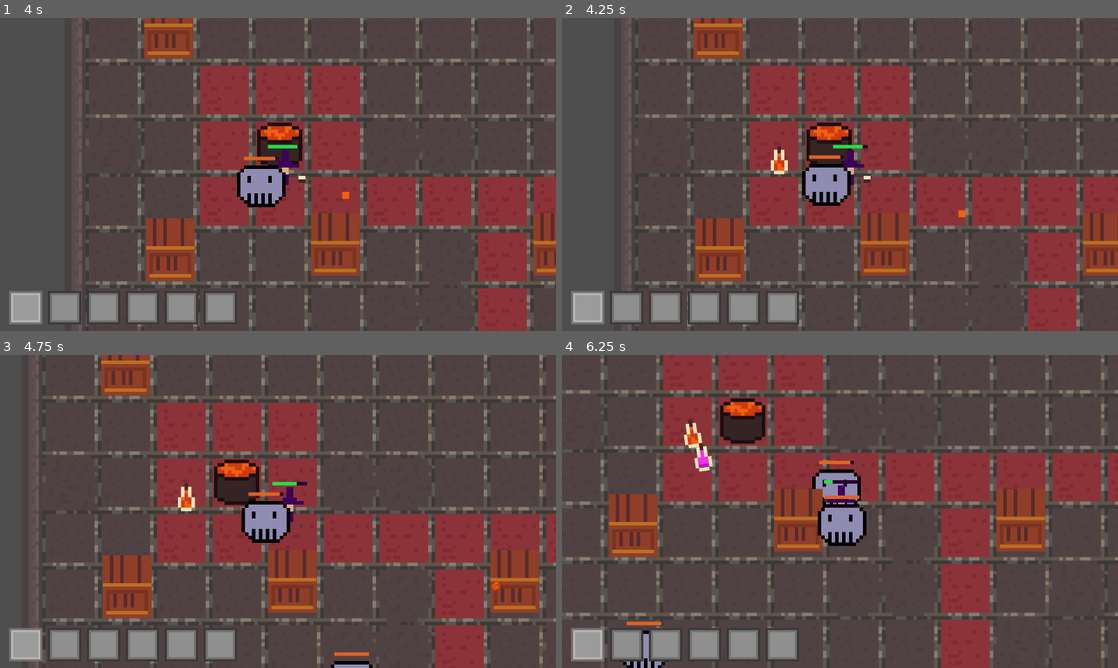
Above: before the commit, frames 1-4 (two rows, left to right).
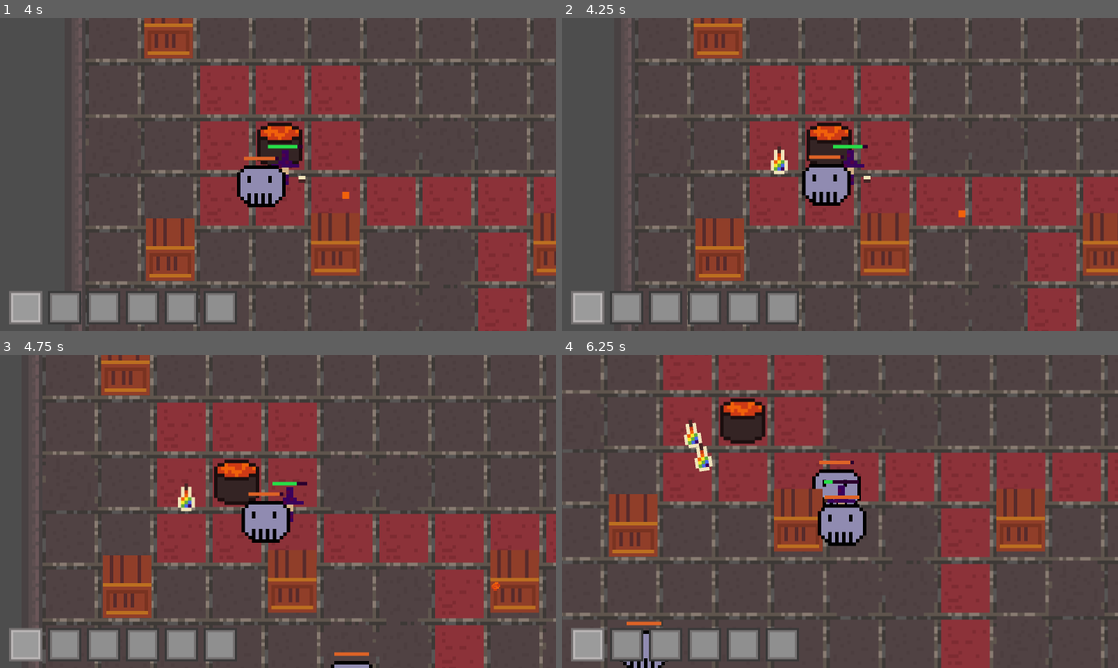
Above: after the commit, the same moments.

Repository: chluebi/ludum-dare-58
Game: Godot game, scene res://main.tscn
Two runs of this game, one before a commit and one after it. Both use one fixed random seed, a clock stepped at 60 frames per second and the inputs below.
Inputs (mouse positions are in pixels of both pictures, inside the frame that each line leads up to):
- Up to frame 1 (4 s): move the mouse to (400, 158) at 0.52 s; hold D (move_right) 0.53-1.28 s; hold F (drink) 0.53-1.28 s; click (400, 158) at 0.8 s; move the mouse to (166, 190) at 1.27 s; hold S (move_down) 1.28-2.03 s; click (166, 190) at 1.35 s; tap Q (throw) at 1.55, 2.1, 3.8 s; move the mouse to (333, 105) at 2.02 s; hold D (move_right) 2.03-2.78 s; hold F (drink) 2.03-2.78 s; move the mouse to (250, 237) at 2.77 s; hold W (move_up) 2.78-3.53 s; tap F (drink) at 2.85 s; click (250, 237) at 3.05 s; move the mouse to (444, 221) at 3.52 s; press the mouse at (444, 221) at 3.53 s; hold A (move_left) from 3.53 s (still down)
- Up to frame 2 (4.25 s): keep holding A (move_left)
- Up to frame 3 (4.75 s): keep holding A (move_left); move the mouse to (111, 464) at 4.27 s; release the mouse at (111, 464) at 4.28 s; tap Q (throw) at 4.35 s; tap F (drink) at 4.55 s
- Up to frame 4 (6.25 s): move the mouse to (867, 511) at 5.02 s; release A (move_left) at 5.03 s; hold S (move_down) 5.03-5.78 s; hold F (drink) 5.03-5.78 s; click (867, 511) at 5.3 s; move the mouse to (756, 433) at 5.77 s; hold D (move_right) from 5.78 s (still down); click (756, 433) at 5.85 s; tap Q (throw) at 6.05 s

Frame 1 is identical in both runs. In frame 2, less than 0.1% of the frame differs, in the area x 38-40%, y 43-49%; in frame 3, less than 0.1%; in frame 4, 0.2%, in the area x 22-27%, y 22-37%.

Commit message:
rename potion_type to item_type

Diff:
--- a/Constants.gd
+++ b/Constants.gd
@@ -1,8 +1,7 @@
 class_name Constants
-enum potion_type {
-	orange, yellow, green, blue, rainbow, purple, pink,
-	FINAL
+enum item_type {
+	orange, yellow, green, blue, rainbow, purple, pink, empty
 }
 
-static func random_type() -> potion_type:
-	return randi_range(0, potion_type.FINAL - 1)
+static func random_potion() -> item_type:
+	return randi_range(0, item_type.empty - 1)
--- a/cauldron.gd
+++ b/cauldron.gd
@@ -11,7 +11,7 @@
 func spawn_potion():
 	var r = randf_range(-PI, PI)
 	var pot = POTION_SCENE.instantiate()
-	pot.set_potion_type(Constants.random_type())
+	pot.set_potion_type(Constants.random_potion())
 	pot.position = Vector2.from_angle(r) * POTION_DISTANCE + position
 	#pot.body_entered.connect(player.on_pickup)
 	get_parent().add_child(pot)
--- a/effect_manager.gd
+++ b/effect_manager.gd
@@ -24,12 +24,12 @@
 			return 0
 
 var effect_dictionary = {
-	Constants.potion_type.orange: EffectState.new(10),
-	Constants.potion_type.yellow: EffectState.new(5),
+	Constants.item_type.orange: EffectState.new(10),
+	Constants.item_type.yellow: EffectState.new(5),
 	#Constants.potion_type.green: EffectState.new(-1),
-	Constants.potion_type.blue: EffectState.new(6),
-	Constants.potion_type.purple: EffectState.new(15),
-	Constants.potion_type.pink: EffectState.new(3),
+	Constants.item_type.blue: EffectState.new(6),
+	Constants.item_type.purple: EffectState.new(15),
+	Constants.item_type.pink: EffectState.new(3),
 }
 
 var time = 0
@@ -42,12 +42,12 @@
 func activity_strength(color) -> int:
 	return effect_dictionary[color].activity_strength(time)
 
-func activate(drinker, color: Constants.potion_type):
+func activate(drinker, color: Constants.item_type):
 	if color in effect_dictionary:
 		var duration = effect_dictionary[color].start(time)
 		var hud := $"../HUD"
 		hud.add_potion_ui_effect(duration, color)
 
 	#immediate effects
-	if color == Constants.potion_type.green:
+	if color == Constants.item_type.green:
 		drinker.health.heal_damage(25)
--- a/hotbar.gd
+++ b/hotbar.gd
@@ -8,7 +8,7 @@
 @onready var slot_container = $MarginContainer/SlotContainer
 
 
-func render_slots(is_empty: Array[bool], entries: Array[Constants.potion_type], current_slot_index):
+func render_slots(is_empty: Array[bool], entries: Array[Constants.item_type], current_slot_index):
 	assert(len(is_empty) == len(entries) and 0 <= current_slot_index and current_slot_index < len(is_empty))
 
 	if len(slots) == 0:
--- a/hud.gd
+++ b/hud.gd
@@ -15,6 +15,6 @@
 	var durations := $DurationUI
 	durations.add_potion_effect(duration, t)
 
-func render_slots(is_empty: Array[bool], entries: Array[Constants.potion_type], selected):
+func render_slots(is_empty: Array[bool], entries: Array[Constants.item_type], selected):
 	var slots := $Hotbar
 	slots.render_slots(is_empty, entries, selected)
--- a/inventory_manager.gd
+++ b/inventory_manager.gd
@@ -5,7 +5,7 @@
 
 var current_slot_index: int = 0
 var is_empty: Array[bool] = []
-var entries: Array[Constants.potion_type] = []
+var entries: Array[Constants.item_type] = []
 
 func _ready() -> void:
 	for i in range(num_slots):
@@ -57,7 +57,7 @@
 	effect_manager.activate(player, entries[current_slot_index])
 	_update()
 
-func drink_from_ground(potion_type: Constants.potion_type):
+func drink_from_ground(potion_type: Constants.item_type):
 	var effect_manager = $"../effect_manager"
 	effect_manager.activate(player, potion_type)
 	_update()
@@ -72,7 +72,7 @@
 	return value
 
 
-func pickup_item(potion_type: Constants.potion_type) -> bool:
+func pickup_item(potion_type: Constants.item_type) -> bool:
 	for i in range(num_slots):
 		if is_empty[i]:
 			is_empty[i] = false
--- a/player.gd
+++ b/player.gd
@@ -37,7 +37,7 @@
 	var fireball = FIREBALL_SCENE.instantiate()
 	fireball.position = position + BOOK.position
 	fireball.direction = aim_direction
-	var strength_bonus = EFFECT_MANAGER.activity_strength(Constants.potion_type.orange)
+	var strength_bonus = EFFECT_MANAGER.activity_strength(Constants.item_type.orange)
 	fireball.size = strength_bonus
 	get_parent().add_child(fireball)
 # Called every frame. 'delta' is the elapsed time since the previous frame.
@@ -79,14 +79,14 @@
 		acceleration_vec = acceleration_vec.normalized()
 
 	var effective_max = MAX_SPEED
-	var mul = 1 + 0.5 * float(EFFECT_MANAGER.activity_strength(Constants.potion_type.yellow))
+	var mul = 1 + 0.5 * float(EFFECT_MANAGER.activity_strength(Constants.item_type.yellow))
 	#if EFFECT_MANAGER.is_active(Constants.potion_type.yellow):
 	effective_max *= mul
 	velocity = lerp(velocity, acceleration_vec * effective_max, delta * ACCELERATION)
 	if (velocity.length() > effective_max):
 		velocity = velocity.normalized() * effective_max # make sure that we never extrapolate, i.e. go faster than max_speed
 
-	var regen = float(EFFECT_MANAGER.activity_strength(Constants.potion_type.pink))
+	var regen = float(EFFECT_MANAGER.activity_strength(Constants.item_type.pink))
 	if regen > 0:
 		health.heal_damage(regen * delta * 15)
 	move_and_slide()
--- a/potion.gd
+++ b/potion.gd
@@ -1,6 +1,6 @@
 extends RigidBody2D
 
-@export var type: Constants.potion_type
+@export var type: Constants.item_type
 @onready var sprite = $sprite
 @onready var pickup = $Pickup
 
@@ -25,7 +25,7 @@
 	state.apply_central_force(drag_force)
 
 
-func set_potion_type(t: Constants.potion_type):
+func set_potion_type(t: Constants.item_type):
 	type = t
 	if is_node_ready():
 		sprite.set_potion_type(t)
--- a/potion_sprite.gd
+++ b/potion_sprite.gd
@@ -1,5 +1,5 @@
 extends Sprite2D
 
-func set_potion_type(t: Constants.potion_type):
+func set_potion_type(t: Constants.item_type):
 	var x = t * 4.0 + 0.1
 	region_rect = Rect2(x, 0, 4.9, 8.0)
--- a/slot.gd
+++ b/slot.gd
@@ -5,7 +5,7 @@
 const POTION_SCENE = preload("res://potion.tscn")
 
 
-func setup(slot_index: int, is_empty: bool, potion_type: Constants.potion_type, selected: bool) -> void:
+func setup(slot_index: int, is_empty: bool, potion_type: Constants.item_type, selected: bool) -> void:
 	var selector: AnimatedSprite2D = $Selector
 
 	if selected:
